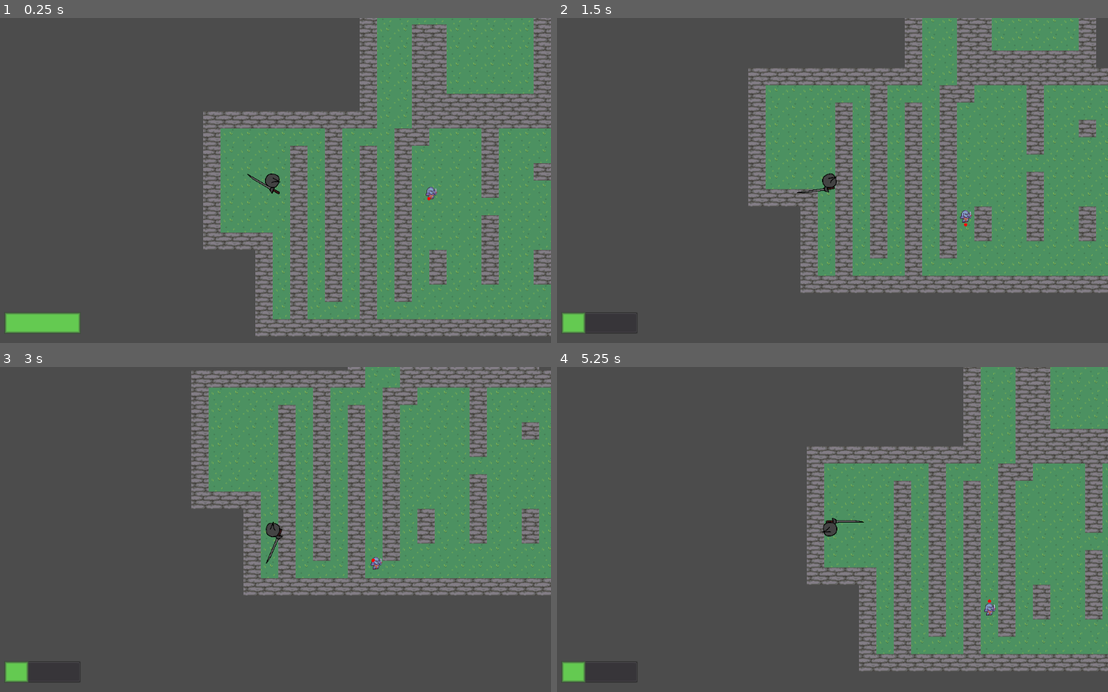
Above: before the commit, frames 1-4 (two rows, left to right).
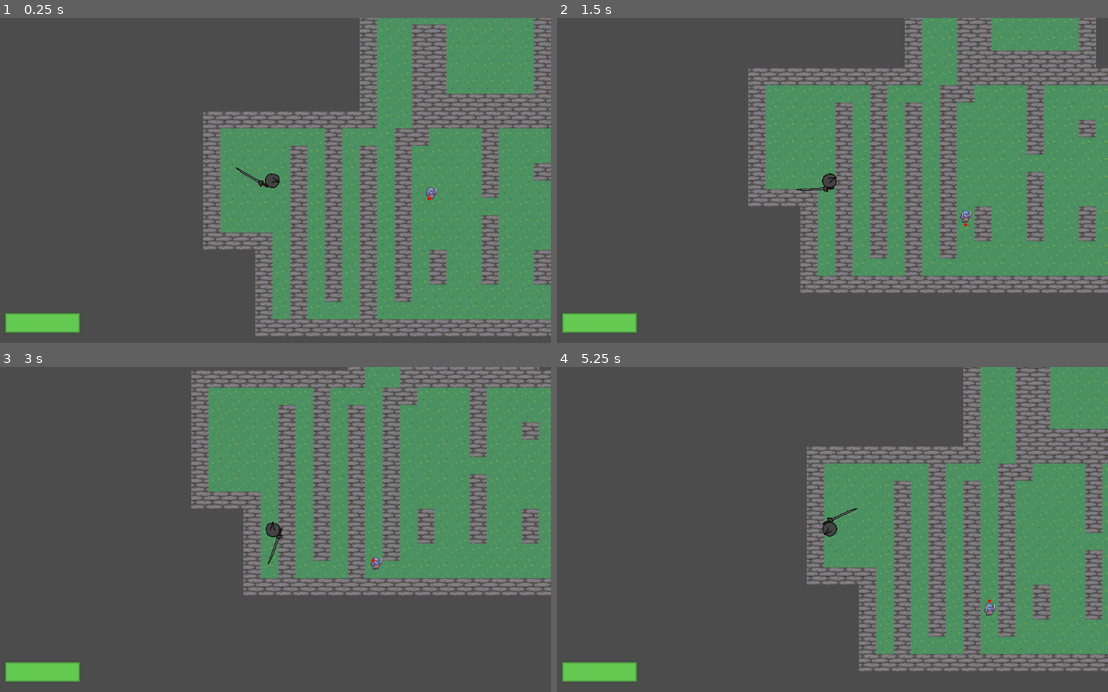
Above: after the commit, the same moments.

Repository: Lanilor53/wh-godot
Game: Godot game, scene res://Scenes/Main.tscn
Same seed, same stepped clock (60 frames per second), same inputs: the game is played once before the commit and once after it.
Inputs (mouse positions are in pixels of both pictures, inside the frame that each line leads up to):
- Up to frame 1 (0.25 s): no input
- Up to frame 2 (1.5 s): move the mouse to (953, 164) at 0.52 s; hold D (move_right) 0.53-1.28 s; click (953, 164) at 0.6 s; move the mouse to (716, 196) at 1.27 s; hold S (move_down) from 1.28 s (still down); click (716, 196) at 1.35 s
- Up to frame 3 (3 s): move the mouse to (330, 458) at 2.02 s; release S (move_down) at 2.03 s; hold D (move_right) 2.03-2.78 s; click (330, 458) at 2.1 s; move the mouse to (242, 594) at 2.77 s; hold W (move_up) from 2.78 s (still down); click (242, 594) at 2.85 s
- Up to frame 4 (5.25 s): move the mouse to (997, 578) at 3.52 s; release W (move_up) at 3.53 s; hold A (move_left) 3.53-5.03 s; click (997, 578) at 3.6 s; move the mouse to (661, 480) at 4.27 s; click (661, 480) at 4.35 s; move the mouse to (860, 529) at 5.02 s; hold S (move_down) from 5.03 s (still down); click (860, 529) at 5.1 s

The runs differ from the first frame. In frame 1, less than 0.1% of the frame differs, in the area x 42-51%, y 45-55%; in frame 2, 0.7%; in frame 3, 0.7%; in frame 4, 0.7%, in the area x 4-56%, y 43-98%.

Commit message:
combat system update

Diff:
--- a/Scenes/Rapier.tscn
+++ b/Scenes/Rapier.tscn
@@ -8,7 +8,7 @@
 height = 149.588
 
 [sub_resource type="Animation" id=2]
-resource_name = "attack"
+resource_name = "hold"
 length = 0.3
 tracks/0/type = "value"
 tracks/0/path = NodePath(".:position")
@@ -17,31 +17,60 @@
 tracks/0/imported = false
 tracks/0/enabled = true
 tracks/0/keys = {
-"times": PoolRealArray( 0, 0.2, 0.3 ),
-"transitions": PoolRealArray( 1, 1, 1 ),
+"times": PoolRealArray( 0, 0.2 ),
+"transitions": PoolRealArray( 1, 1 ),
 "update": 0,
-"values": [ Vector2( 0, 0 ), Vector2( 80, 0 ), Vector2( 0, 0 ) ]
+"values": [ Vector2( 80, 0 ), Vector2( 0, 0 ) ]
 }
 tracks/1/type = "value"
-tracks/1/path = NodePath(".:disabled")
+tracks/1/path = NodePath("..:is_reach")
 tracks/1/interp = 1
 tracks/1/loop_wrap = true
 tracks/1/imported = false
 tracks/1/enabled = true
 tracks/1/keys = {
+"times": PoolRealArray( 0 ),
+"transitions": PoolRealArray( 1 ),
+"update": 1,
+"values": [ false ]
+}
+
+[sub_resource type="Animation" id=3]
+resource_name = "reach"
+length = 0.2
+step = 0.01
+tracks/0/type = "value"
+tracks/0/path = NodePath(".:position")
+tracks/0/interp = 1
+tracks/0/loop_wrap = true
+tracks/0/imported = false
+tracks/0/enabled = true
+tracks/0/keys = {
 "times": PoolRealArray( 0, 0.2 ),
 "transitions": PoolRealArray( 1, 1 ),
+"update": 0,
+"values": [ Vector2( 0, 0 ), Vector2( 80, 0 ) ]
+}
+tracks/1/type = "value"
+tracks/1/path = NodePath("..:is_reach")
+tracks/1/interp = 1
+tracks/1/loop_wrap = true
+tracks/1/imported = false
+tracks/1/enabled = true
+tracks/1/keys = {
+"times": PoolRealArray( 0.01 ),
+"transitions": PoolRealArray( 1 ),
 "update": 1,
-"values": [ false, true ]
+"values": [ true ]
 }
 
 [node name="Rapier" type="Area2D"]
 script = ExtResource( 2 )
 
 [node name="CollisionShape2D" type="CollisionShape2D" parent="."]
+position = Vector2( 80, 0 )
 rotation = 1.5708
 shape = SubResource( 1 )
-disabled = true
 
 [node name="Sprite" type="Sprite" parent="CollisionShape2D"]
 position = Vector2( 0, 30 )
@@ -51,6 +80,7 @@
 
 [node name="AnimationPlayer" type="AnimationPlayer" parent="."]
 root_node = NodePath("../CollisionShape2D")
-anims/attack = SubResource( 2 )
+anims/hold = SubResource( 2 )
+anims/reach = SubResource( 3 )
 
 [connection signal="body_entered" from="." to="." method="_on_Rapier_body_entered"]
--- a/Scripts/Player.gd
+++ b/Scripts/Player.gd
@@ -3,6 +3,9 @@
 signal attack_charge_changed
 
 export var SPEED = 400
+export var ROTATION_SPEED = 20
+export var REACH_ROTATION_SPEED = 3.5
+onready var look_point = get_global_mouse_position()
 var screen_size
 onready var health = 100
 export var MAX_INVINCIBILITY_TIME = 1
@@ -17,6 +20,13 @@
 	set_meta("damageable", true)
 	set_meta("faction", "player")
 
+func _physics_process(delta):
+	if $Weapon.is_reach:
+		look_point = look_point.linear_interpolate(get_global_mouse_position(), delta*REACH_ROTATION_SPEED)
+	else:
+		look_point = look_point.linear_interpolate(get_global_mouse_position(), delta*ROTATION_SPEED)
+	look_at(look_point)
+
 func _process(delta):
 	if current_invincibility_time > 0:
 		current_invincibility_time -= delta
@@ -24,7 +34,7 @@
 	if current_attack_cooldown >= 0:
 		current_attack_cooldown -= delta*ATTACK_CHARGE_SPEED
 		emit_signal("attack_charge_changed", current_attack_cooldown)
-	look_at(get_global_mouse_position())
+
 
 	var velocity = Vector2.ZERO # The player's movement vector.
 	if Input.is_action_pressed("move_right"):
@@ -42,12 +52,13 @@
 		move_and_slide(velocity)
 
 func _unhandled_input(event):
-	if event is InputEventMouseButton and event.button_index == 1 and event.pressed == true:
-		if current_attack_cooldown <= 0:
-			# play attack animation
-			$Weapon.get_node("AnimationPlayer").play("attack")
-			# start attack cooldown
-			current_attack_cooldown = MAX_ATTACK_COOLDOWN
+	if event is InputEventMouseButton and event.button_index == 1:
+		if event.pressed == true:
+				# reach with weapon
+				$Weapon.get_node("AnimationPlayer").play("reach")
+		elif event.pressed == false:
+				# hold weapon close
+				$Weapon.get_node("AnimationPlayer").play("hold")
 
 func on_damage(damage):
 	if current_invincibility_time <= 0:
@@ -56,7 +67,3 @@
 		if health <= 0:
 			queue_free() # die
 		current_invincibility_time = MAX_INVINCIBILITY_TIME
-
-# Called every frame. 'delta' is the elapsed time since the previous frame.
-#func _process(delta):
-#	pass
--- a/Scripts/Rapier.gd
+++ b/Scripts/Rapier.gd
@@ -1,8 +1,22 @@
 extends Area2D
 
-export var DAMAGE = 15
+export var BASE_DAMAGE = 15
+export var is_reach = false
+var current_speed
+onready var shape = $CollisionShape2D
+onready var previous_position = shape.global_position
+
+func _physics_process(delta):
+	current_speed = (shape.global_position-previous_position)
+	previous_position = shape.global_position
+#	print("speed: %s" % current_speed)
+#	print("prev pos: %s \n pos: %s" % [previous_position, shape.global_position])
 
 func _on_Rapier_body_entered(body):
-	if body.has_meta("faction") and body.get_meta("faction") == "enemy":
-				if body.has_meta("damageable") and body.get_meta("damageable") == true:
-					body.on_damage(DAMAGE)
+	# only damage when in reach state
+	if is_reach:
+		if body.has_meta("faction") and body.get_meta("faction") == "enemy":
+			if body.has_meta("damageable") and body.get_meta("damageable") == true:
+				var total_speed = (abs(current_speed.x) + abs(current_speed.y))
+				print("dealing damage, total speed: %s, total dmg: %s" % [total_speed, BASE_DAMAGE*total_speed])
+				body.on_damage(BASE_DAMAGE*total_speed)
Not shown: 1 places in Scenes/Rapier.tscn that only renumber resources
